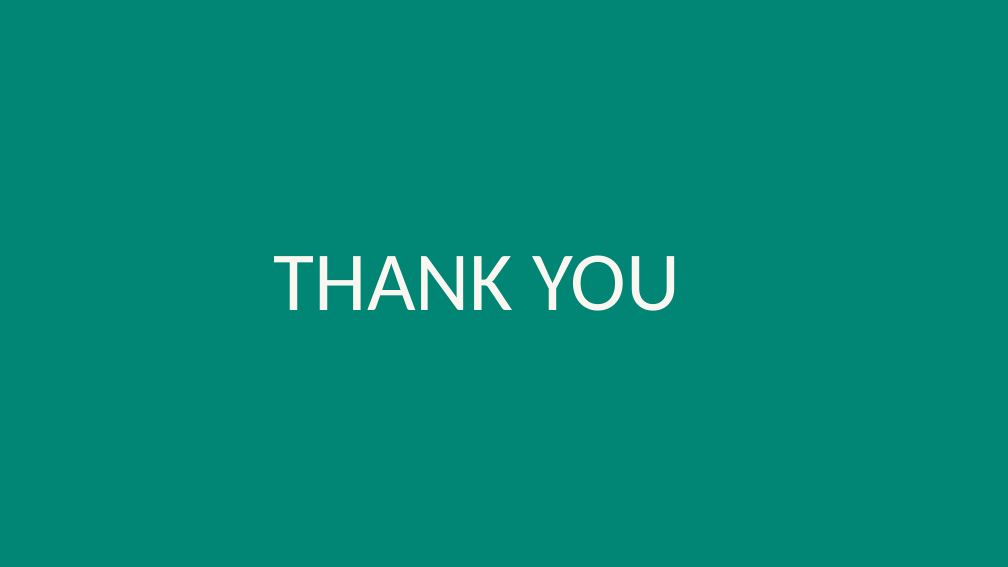
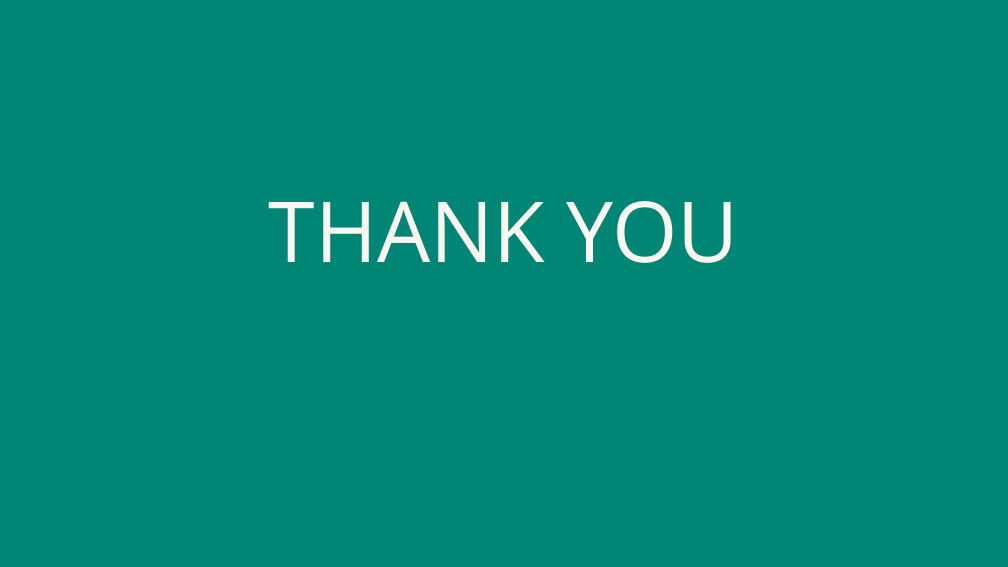
Before and after one commit to YASHBRO/GenAi-Final-Project, a slide deck: slide 8 of Multi-Agent Chatbot.pptx. Drawn at 1008x567 pixels with LibreOffice and Linux fonts; fonts in the diff are those of the drawing. Boxes give left, top, right and bottom in pixels: in the first picture for what was removed or moved away, otherwise in the second. Text is boxed around its words. In the diff, an @@ line names an element or a change of style, - is before the commit and + after.

```diff
--- a/Multi-Agent Chatbot.pptx
+++ b/Multi-Agent Chatbot.pptx
@@ text "THANK YOU": place and size @@
-text "THANK YOU" at bbox=[274, 255, 680, 311]
+text "THANK YOU" at bbox=[269, 201, 739, 263]
@@ text "THANK YOU" at bbox=[269, 201, 739, 263]: font Calibri to Open Sans; alignment left to centre @@
```
Also in this commit, not shown: 7 other slides changed.
